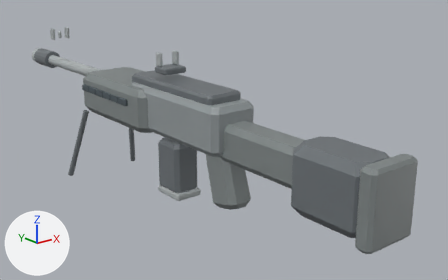
A saved change to the glTF model assets/models/sniper.glb.
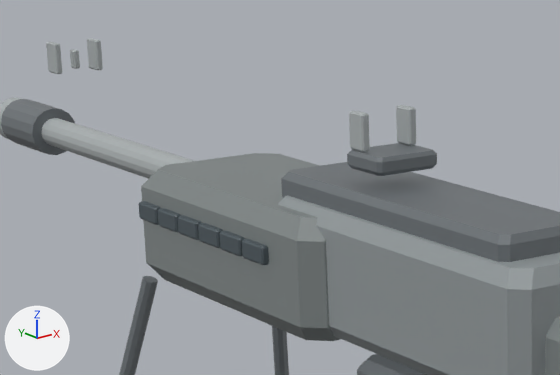
There are two pictures of each version: one whole from a camera (50 mm lens) standing at (-1.29, -1.74, 0.6) and looking at (0.2, 0.13, -0.15), one close up on the part from 8% to 51% of the width and 5% to 52% of the height. The lights are fixed; the arrows at lower left show +X, +Y and +Z. The first two pictures are the older version. Where no turn or scale is listed for an object, it has been applied to the vertices.

Names of what the first close-up shows: 'geometry_0'.
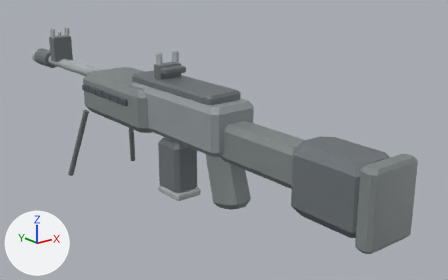
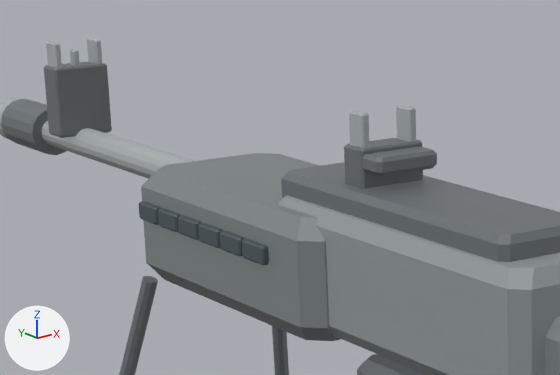
Patch to the scene script:
```diff
--- a/assets/models/sniper.glb.py
+++ b/assets/models/sniper.glb.py
@@ me_geometry_0 @@
 # used by ob_geometry_0; location = (0.0, 0.0, 0.0)
-me_geometry_0.from_pydata(...)  # 1116 vertices, 2100 faces; spans x -0.18..0.18, y -0.84..1.47, z -0.41..0.21
+me_geometry_0.from_pydata(...)  # 1180 vertices, 2220 faces; spans x -0.18..0.18, y -0.84..1.47, z -0.41..0.21
+# me_geometry_0 part 1: the loose piece of 32 vertices spanning x -0.05..0.05, y 0.16..0.24, z 0.14..0.16 is copied, and the copy is scaled about its middle by (1.08, 0.562, 3.09), then moved by (0.0, 0.02, -0.01); it spans x -0.05..0.05, y 0.2..0.24, z 0.1..0.17
+# me_geometry_0 part 2: a new loose piece of 32 vertices spanning x -0.05..0.05, y 1.14..1.2, z 0.05..0.17, in mat_defaultmaterial
 me_geometry_0.materials.append(mat_defaultmaterial)
```

Pixel boxes [x1, y1, x2, y2] of what changed, in the close-ups (560 x 375 px):
part 1 of me_geometry_0, added
    after: [344, 137, 423, 189]
part 2 of me_geometry_0, added
    after: [44, 62, 112, 138]
